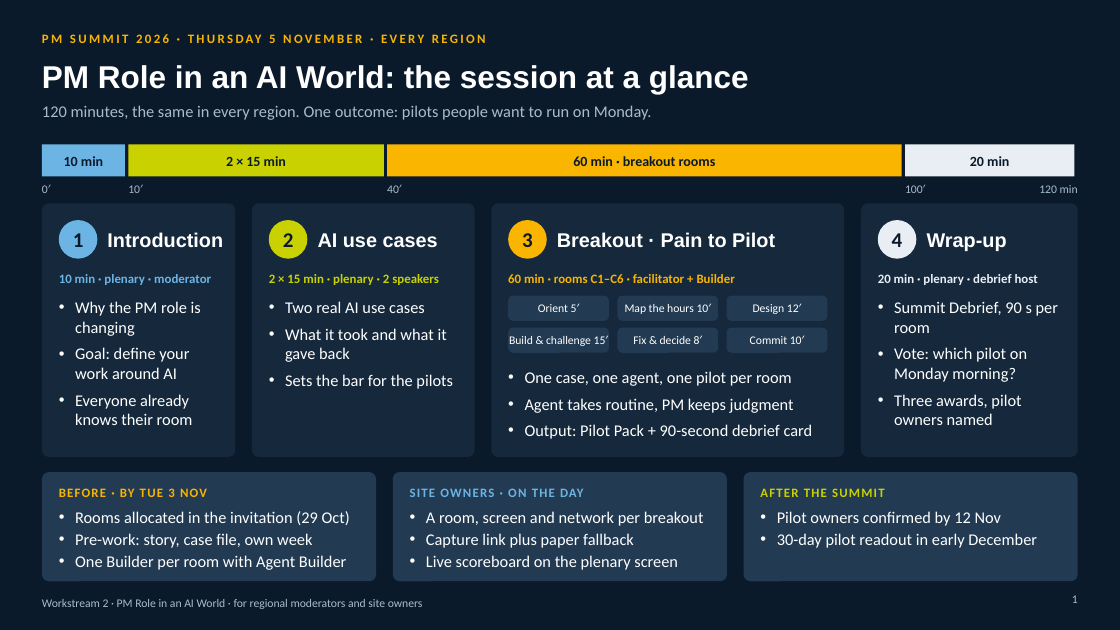
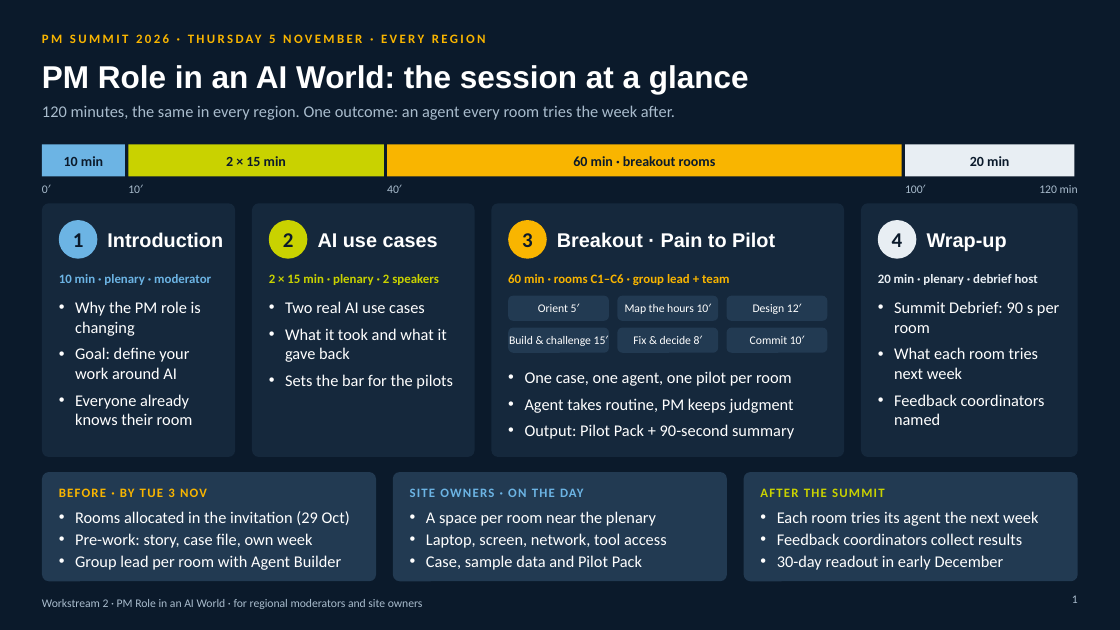
Before and after one commit to venu300676-cyber/playfield, a slide deck: slide 1 of ws2/files/branded/WS2_Site_Owner_Briefing.pptx. Drawn at 1120x630 pixels with LibreOffice and Linux fonts; fonts in the diff are those of the drawing; background and template pictures are left out. Boxes give left, top, right and bottom in pixels: in the first picture for what was removed or moved away, otherwise in the second. Text is boxed around its words. In the diff, an @@ line names an element or a change of style, - is before the commit and + after.

```diff
--- a/ws2/files/branded/WS2_Site_Owner_Briefing.pptx
+++ b/ws2/files/branded/WS2_Site_Owner_Briefing.pptx
@@ text at [42,105,675,120]: text changed @@
-120 minutes, the same in every region. One outcome: pilots people want to run on Monday.
+120 minutes, the same in every region. One outcome: an agent every room tries the week after.
@@ text at [508,274,730,285]: text changed @@
-60 min · rooms C1–C6 · facilitator + Builder
+60 min · rooms C1–C6 · group lead + team
@@ text at [894,301,1059,425]: text changed @@
-• Summit Debrief, 90 s per room
-• Vote: which pilot on Monday morning?
-• Three awards, pilot owners named
+• Summit Debrief: 90 s per room
+• What each room tries next week
+• Feedback coordinators named
@@ text at [525,424,794,439]: text changed @@
-• Output: Pilot Pack + 90-second debrief card
+• Output: Pilot Pack + 90-second summary
@@ text at [426,511,667,570]: text changed @@
-• A room, screen and network per breakout
-• Capture link plus paper fallback
-• Live scoreboard on the plenary screen
+• A space per room near the plenary
+• Laptop, screen, network, tool access
+• Case, sample data and Pilot Pack
@@ text at [777,511,1038,570]: text changed @@
-• Pilot owners confirmed by 12 Nov
-• 30-day pilot readout in early December
+• Each room tries its agent the next week
+• Feedback coordinators collect results
+• 30-day readout in early December
@@ text at [75,555,341,570]: text changed @@
-• One Builder per room with Agent Builder
+• Group lead per room with Agent Builder
```
Also in this commit, not shown: 2 other slides changed, 11 other files.
